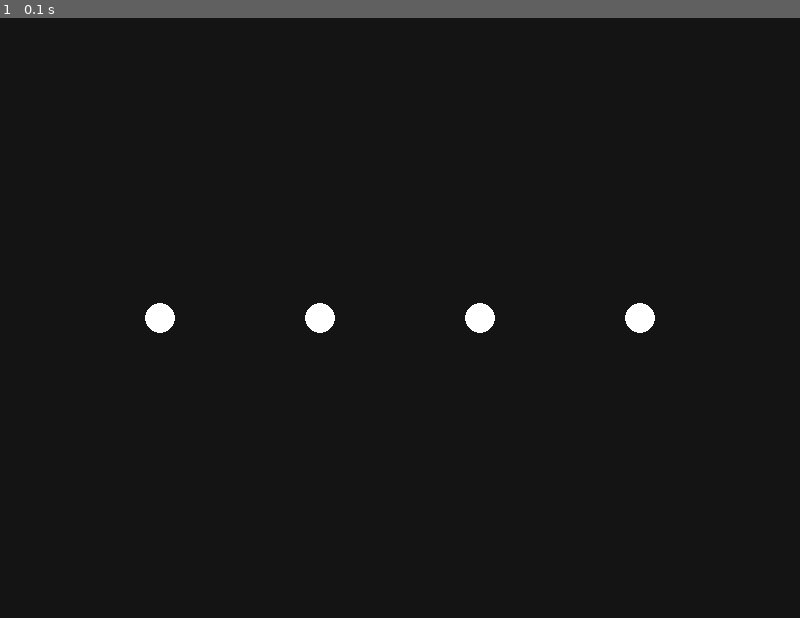
Above: before the commit, frame 1.
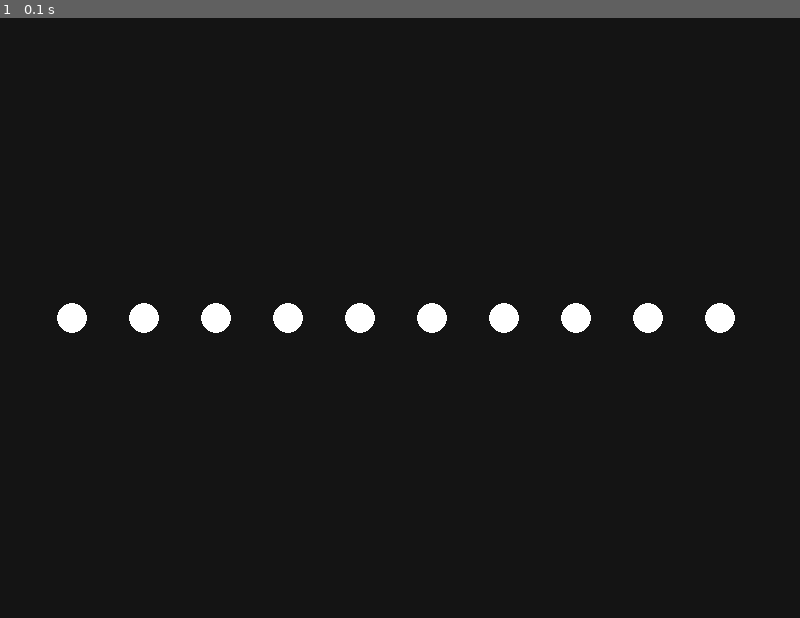
Above: after the commit, the same moment.

Repository: sofiakoq/pygame-project
Game: pygame game, started from main.py
The game is run twice, just before and just after one commit, with the same random seed, the same clock (stepped at 60 frames per second) and the same inputs.
Inputs:
- Up to frame 1 (0.1 s): no input

The runs differ from the first frame. In frame 1, 1.7% of the frame differs, in the area x 7-92%, y 47-53%.

Commit message:
Update main.py

Diff:
--- a/main.py
+++ b/main.py
@@ -1,12 +1,12 @@
 import sys
 import pygame
-
+import random
 from game import Game
 
 
 def main():
     pygame.init()
-    game = Game(num_points=4)
+    game = Game(num_points=random.randint(2, 15))
     game.run()
 
 
